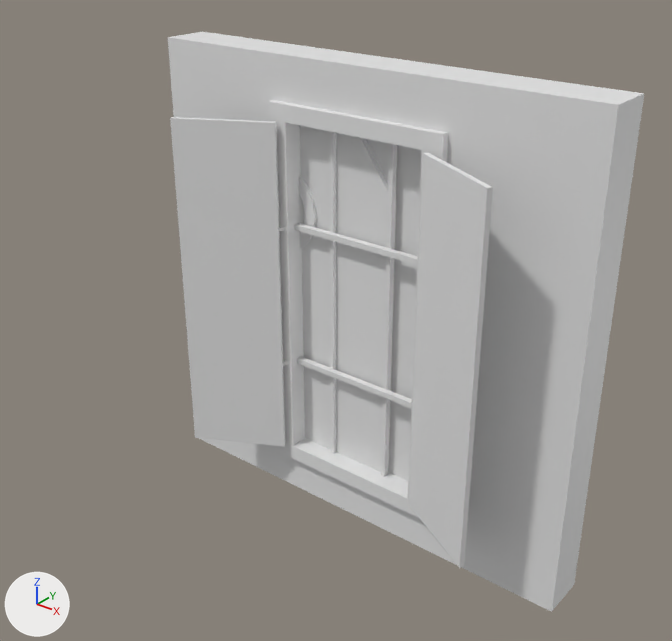
The Blender file BlendFilesForUnity/Models that are still in progress/Townhall.blend: old version first, new version second.
Rendered twice from a 50 mm lens placed at (3.09, -2.73, 2.64), pointed at (0.77, 0.18, 0.84). Every picture has the same lights, and +X, +Y and +Z are marked at lower left. The same objects are shown in both versions, whatever each file hides.

Names of what the first picture shows: 'Door', 'Wall_Window'.
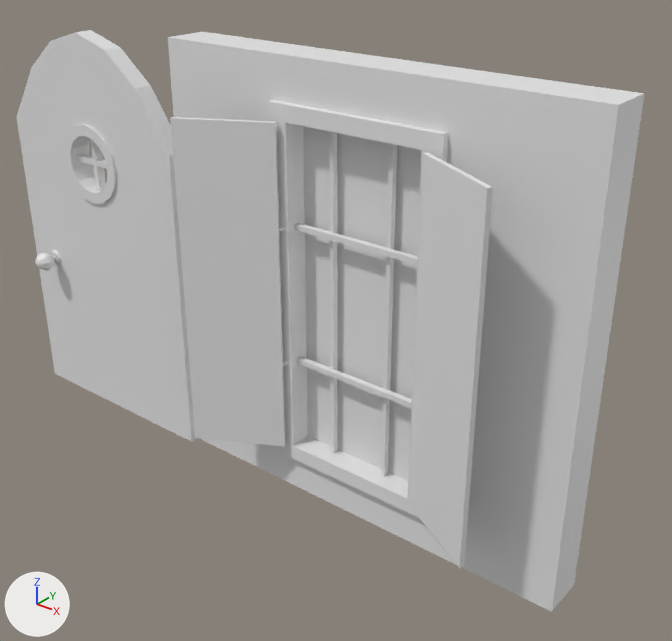
Location of each change, (x1, y1, x2, y2) in pixels of the pictures (672 x 641 px):
'Door', moved: before (299, 125, 396, 472); after (17, 30, 197, 442)

Diff of the bpy script that builds the scene:
```diff
--- a/BlendFilesForUnity/Models that are still in progress/Townhall.blend.py
+++ b/BlendFilesForUnity/Models that are still in progress/Townhall.blend.py
@@ ob_door @@
 ob_door = bpy.data.objects.new('Door', me_cube_007)
-ob_door.location = (1.144, 0.1, 0.0)
+ob_door.location = (0.0, 0.0, 0.0)
```
